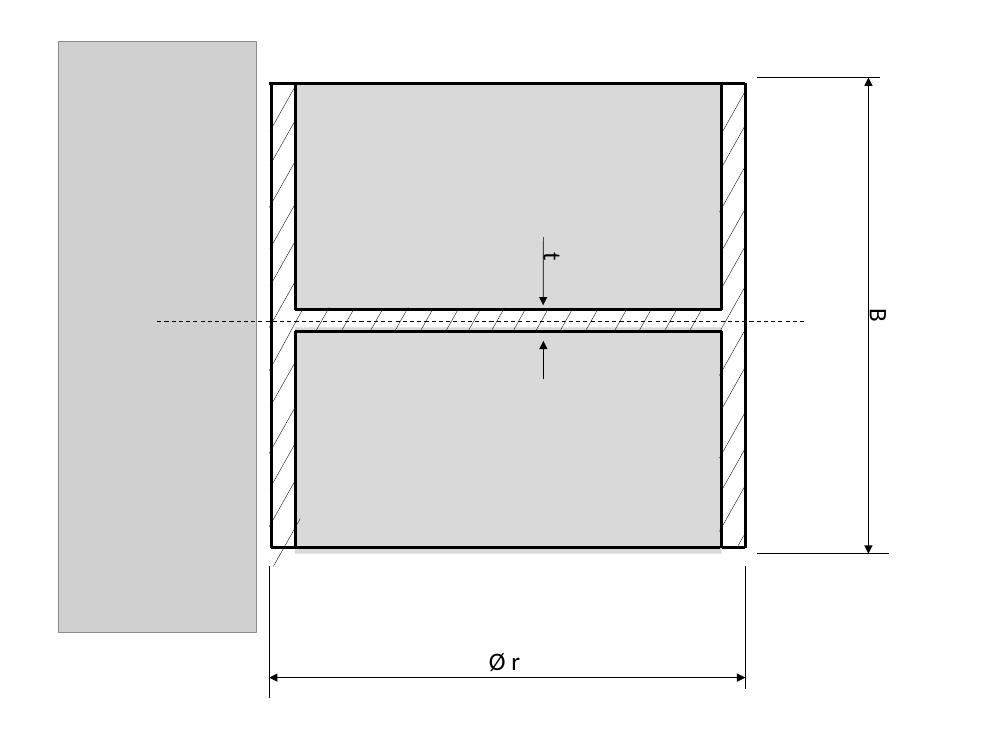
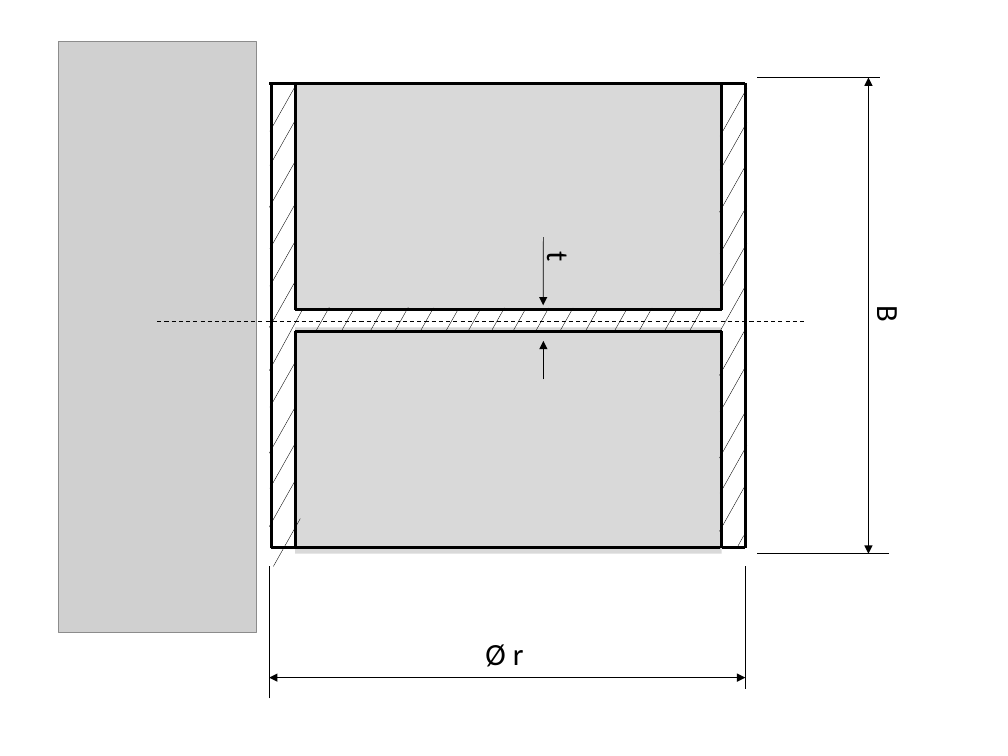
Before and after one commit to AlejandroValverde/latex, a slide deck: slide 14 of figures/figures.pptx. Drawn at 1008x756 pixels with LibreOffice and Linux fonts; fonts in the diff are those of the drawing; grey boxes stand for pictures. Boxes give left, top, right and bottom in pixels: in the first picture for what was removed or moved away, otherwise in the second. Text is boxed around its words. In the diff, an @@ line names an element or a change of style, - is before the commit and + after.

```diff
--- a/figures/figures.pptx
+++ b/figures/figures.pptx
@@ size 18 to 22 pt in 3 elements at (539,252,577,261), (485,644,524,667), (869,307,907,321) @@
@@ text "Ø r": place and size @@
-text "Ø r" at (489,653,520,672)
+text "Ø r" at (485,644,524,667)
```
Also in this commit, not shown: 7 other slides changed, 7 slides added, 7 slides removed, 19 other files.
